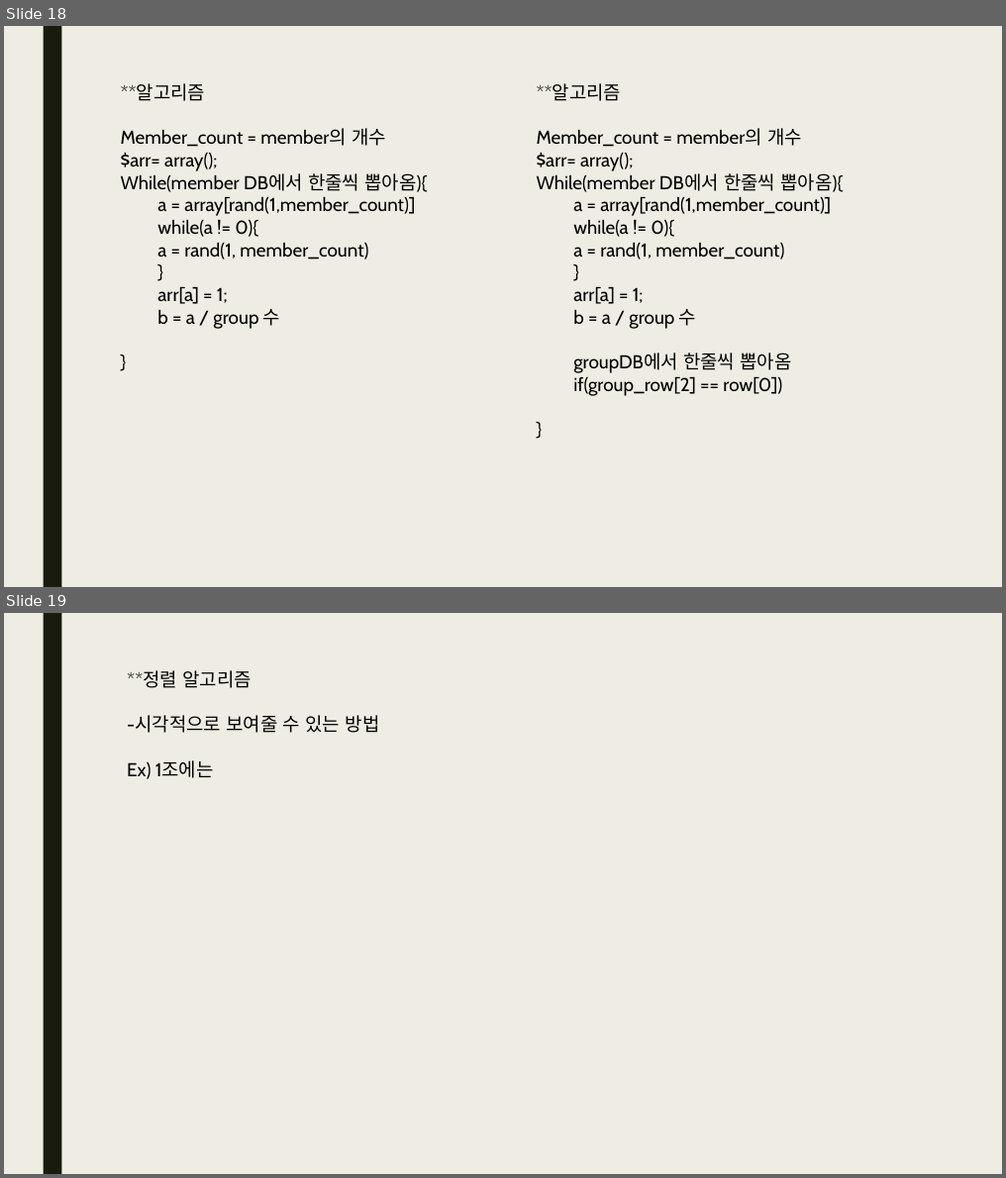
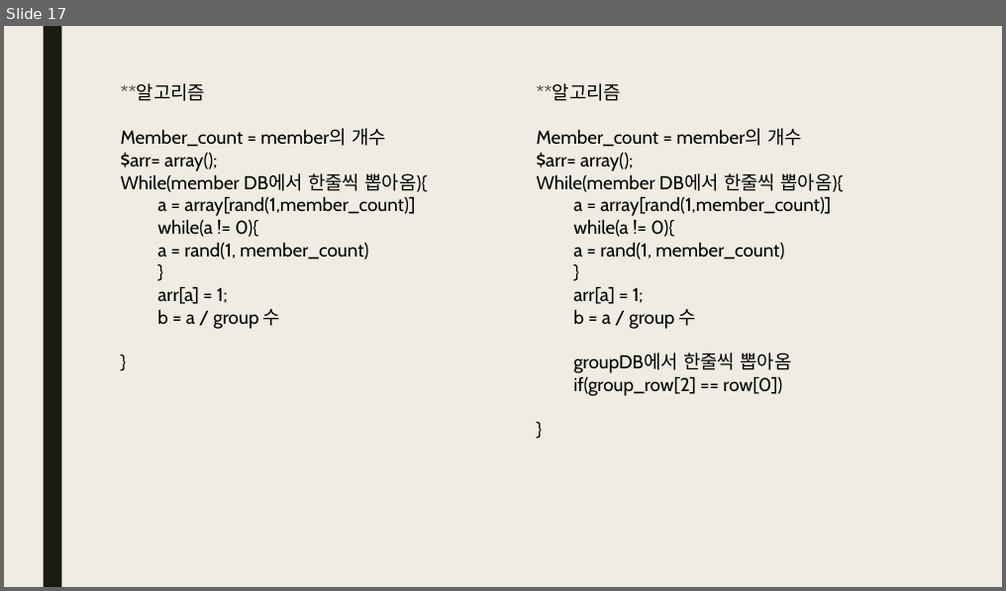
Before and after one commit to qhftkf1/02.S01_GroupMaker, a slide deck: S01_그룹 지정하기.pptx. Shown one above the other, each under a label of ours: slides 18 and 19 before the commit, slide 17 after it. The pictures are 1006x1178 and 1006x591 pixels, drawn with LibreOffice and Linux fonts; fonts in the diff are those of the drawing. Boxes give left, top, right and bottom in pixels: in the first picture for what was removed or moved away, otherwise in the second. Text is boxed around its words. In the diff, an @@ line names an element or a change of style, - is before the commit and + after.

```diff
--- a/S01_그룹 지정하기.pptx
+++ b/S01_그룹 지정하기.pptx
@@ slide 19 removed at <box>4,613,1002,1174</box>, background #EFEDE3; not listed: 1 template element that a slide beside it also shows @@
@@ text removed at <box>127,670,380,779</box> @@
-**정렬 알고리즘
--시각적으로 보여줄 수 있는 방법
-Ex) 1조에는
@@ what was slide 18 is now slide 17 @@
```
Also in this commit, not shown: 1 slide changed, 1 slide added, 1 other slide removed, 2 other files.
